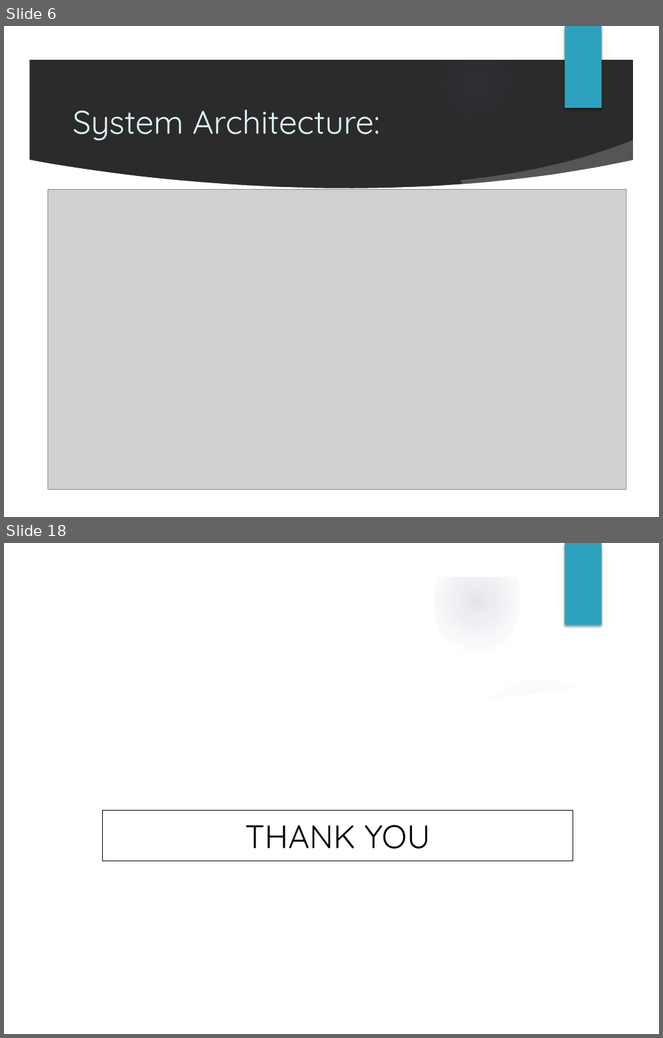
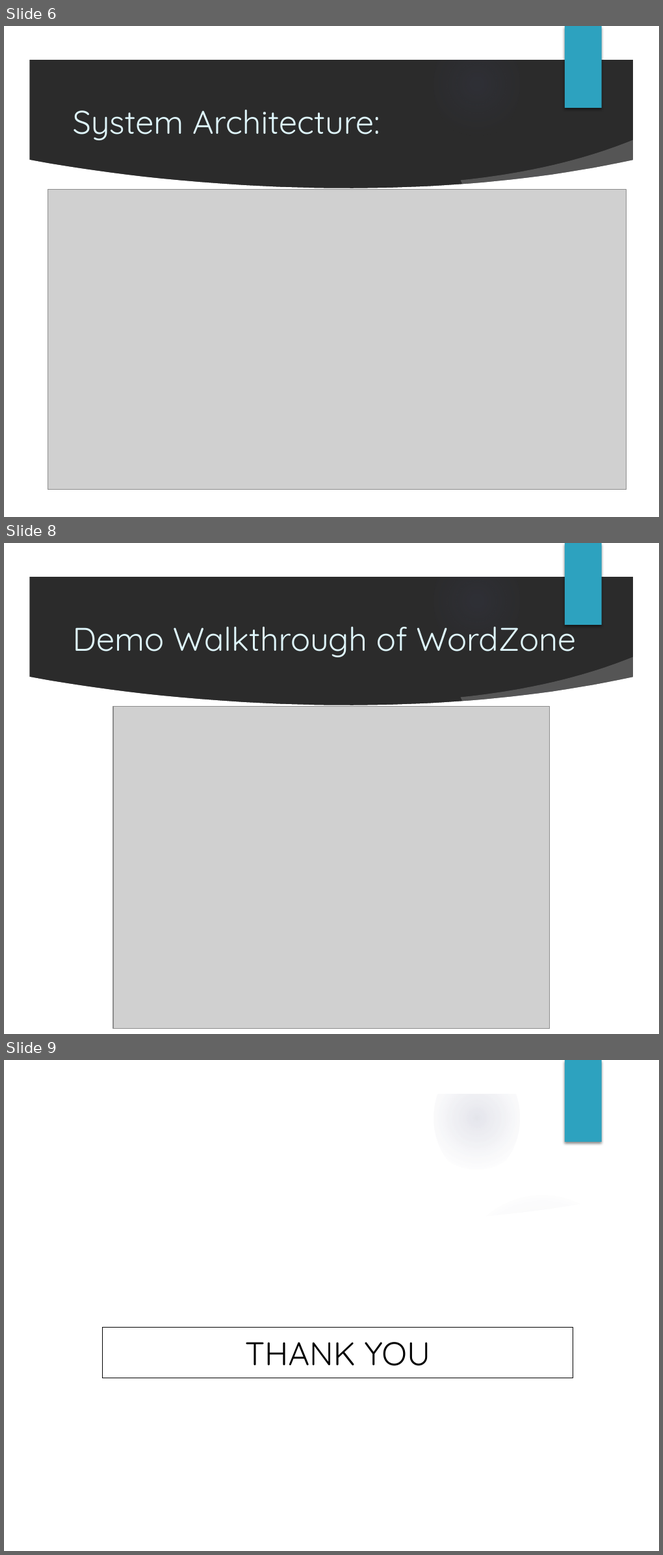
Before and after one commit to ritveak/Wordzone, a slide deck: Presentation final.pptx. Shown one above the other, each under a label of ours: slides 6 and 18 before the commit, slides 6, 8 and 9 after it; the slides between them are not shown. The pictures are 663x1038 and 663x1555 pixels, drawn with LibreOffice and Linux fonts; fonts in the diff are those of the drawing; grey boxes stand for pictures; background and template pictures are left out; a plain dark background stands for a picture behind light text. Boxes give left, top, right and bottom in pixels: in the first picture for what was removed or moved away, otherwise in the second. Text is boxed around its words. In the diff, an @@ line names an element or a change of style, - is before the commit and + after.

```diff
--- a/Presentation final.pptx
+++ b/Presentation final.pptx
@@ slide 8 added at (x1=4, y1=543, x2=659, y2=1034), background picture (left out); not listed: 9 template elements that a slide beside it also shows @@
@@ title added at (x1=73, y1=617, x2=576, y2=657), 36 pt, text #DEF5FA @@
+Demo Walkthrough of WordZone
@@ picture added at (x1=113, y1=707, x2=551, y2=1029) @@
@@ what was slide 18 is now slide 9 @@
```
Also in this commit, not shown: 1 other slide added, 11 slides removed, 3 other files.
